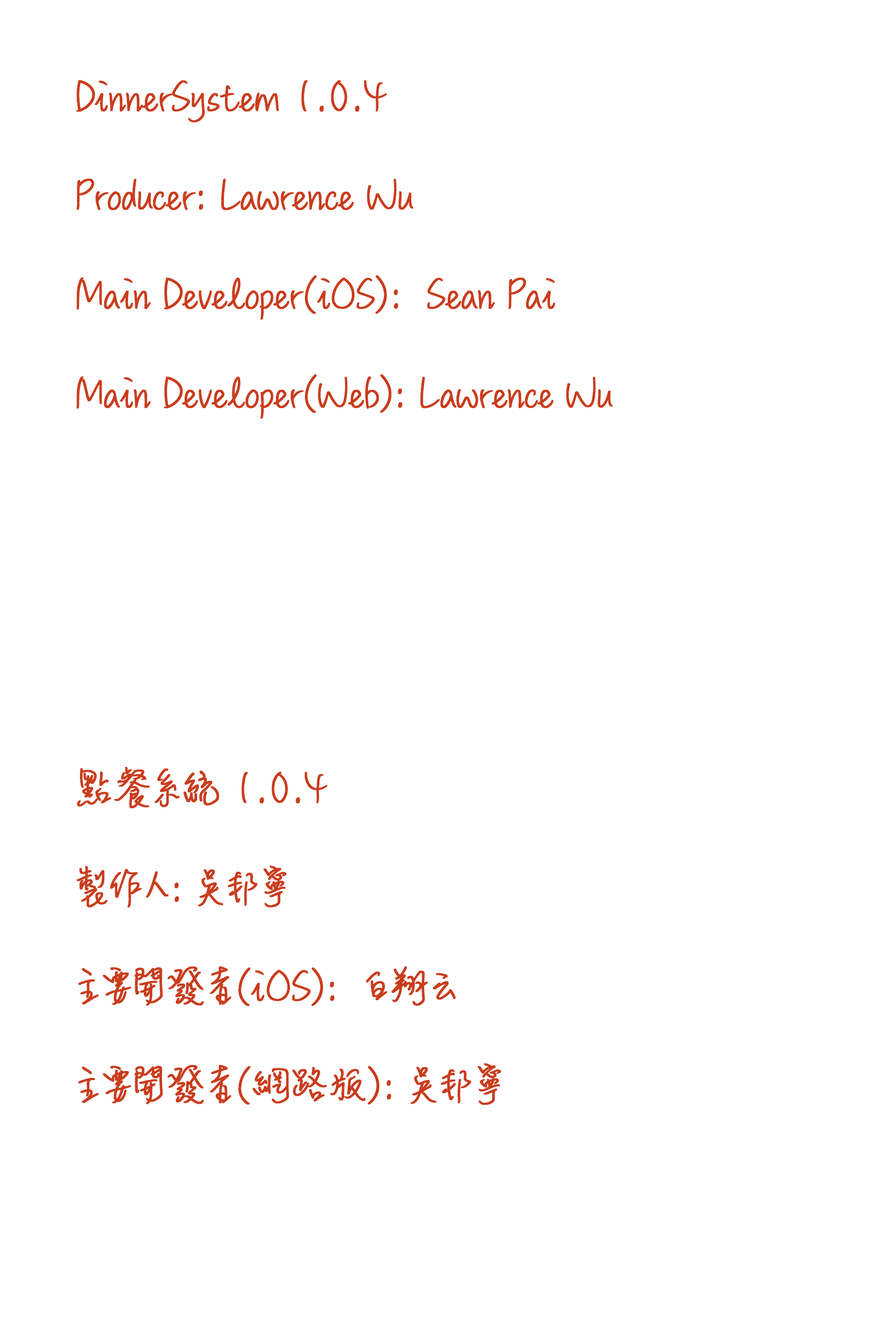
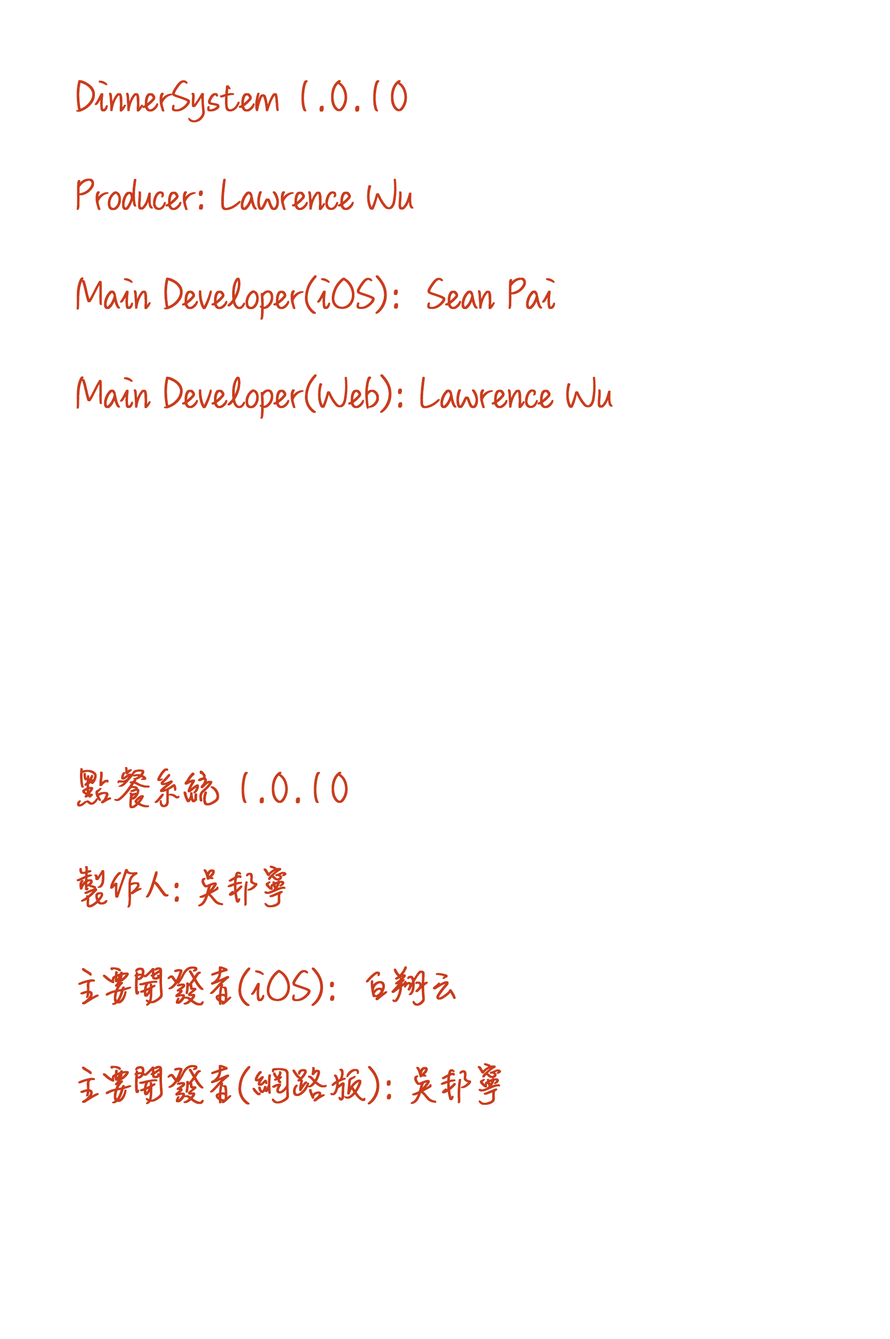
Before/after of a 890 x 1339 layered artwork. What changed in the layer stack:
renamed "DinnerSystem 1.0.4 Producer: Lawrence Wu Main Developer(iOS):" to "DinnerSystem 1.0.10 Producer: Lawrence Wu Main Developer(iOS)", painted on it over box(304, 79, 407, 804)
